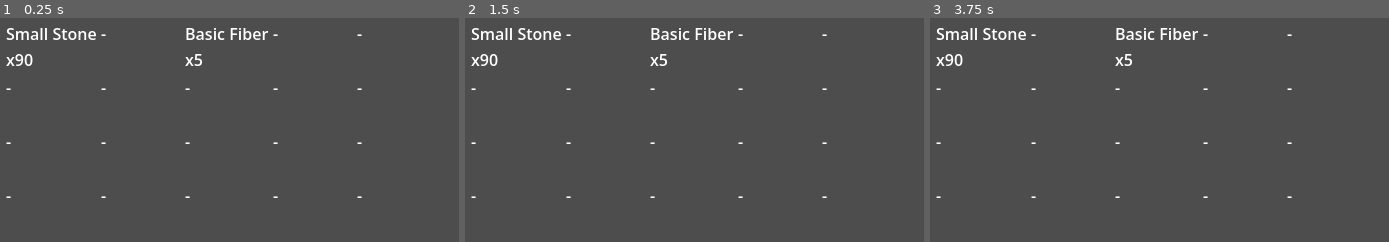
Above: before the commit, frames 1-3 (left to right).
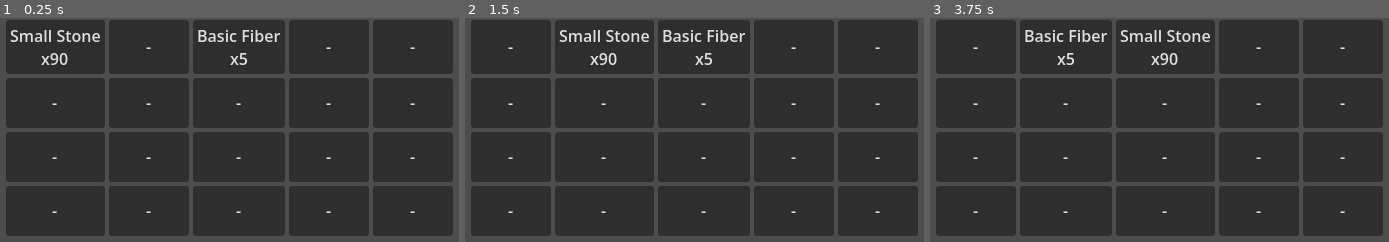
Above: after the commit, the same moments.

Repository: jonjud/P03
Game: Godot game, scene res://scenes/ui_test.tscn
The game is run twice, just before and just after one commit, with the same random seed, the same clock (stepped at 60 frames per second) and the same inputs. This scene is started directly instead of the project's main scene.
Inputs (mouse positions are in pixels of both pictures, inside the frame that each line leads up to):
- Up to frame 1 (0.25 s): no input
- Up to frame 2 (1.5 s): click (520, 47) at 0.5 s, where only the run after the commit has a clickable "Small Stone x90"; click (611, 47) at 1.25 s, where only the run after the commit has a clickable "-"
- Up to frame 3 (3.75 s): click (975, 47) at 2 s, where only the run after the commit has a clickable "-"; click (1067, 47) at 2.75 s, where only the run after the commit has a clickable "Small Stone x90"; click (1168, 47) at 3.5 s, where only the run after the commit has a clickable "Basic Fiber x5"

The runs differ from the first frame. In frame 1, 85% of the frame differs, in the area x 1-99%, y 0-98%; in frame 2, 85%; in frame 3, 85%.

Commit message:
feat: add click-to-move on inventory view

Diff:
--- a/scripts/inventory_view.gd
+++ b/scripts/inventory_view.gd
@@ -1,26 +1,64 @@
 extends Control
 
 var inv : Inventory
+
+# [ขั้น 1] สถานะการเลือกช่องบนหน้าจอ
+# -1 หมายถึงยังไม่ได้เลือกช่องไหน
+# เป็น UI state ไม่ใช่ข้อมูลที่เก็บใน Inventory
+var selected : int = -1
+
 @onready var grid_con : GridContainer = $GridContainer
 
-# Called when the node enters the scene tree for the first time.
+
 func _ready() -> void:
-	pass # Replace with function body.
+	pass
+
 
 func bind(inventory : Inventory) -> void:
 	inv = inventory
+	selected = -1
 	refresh()
+
 
 func refresh() -> void:
 	if inv == null:
 		return
-	for child in grid_con.get_children() :
+
+	for child in grid_con.get_children():
+		grid_con.remove_child(child)
 		child.queue_free()
-	for i in range(inv.max_slots) :
-		var cell : Label = Label.new()
-		cell.custom_minimum_size = Vector2(80,50)
+
+	for i in range(inv.max_slots):
+		var cell : Button = Button.new()
+		cell.pressed.connect(_on_cell_pressed.bind(i))
+		cell.custom_minimum_size = Vector2(80, 50)
+
 		if i < inv.slots.size() and inv.slots[i].item_data != null:
-			cell.text = "%s\nx%d" % [inv.slots[i].item_data.display_name,inv.slots[i].quantity]
-		else :
+			cell.text = "%s\nx%d" % [
+				inv.slots[i].item_data.display_name,
+				inv.slots[i].quantity
+			]
+		else:
 			cell.text = "-"
+
 		grid_con.add_child(cell)
+
+
+func _on_cell_pressed(i : int) -> void:
+	# [ขั้น 2] กรณีที่ 1: ยังไม่ได้เลือกช่องต้นทาง
+	if selected == -1:
+		# ตรวจสอบว่าช่องอยู่ใน Array จริง และมีไอเทม
+		if i < inv.slots.size() and inv.slots[i].item_data != null:
+			selected = i
+			print("Selected slot:", selected)
+		# ถ้าเป็นช่องว่าง จะไม่ทำอะไร
+		return
+
+	# กรณีที่ 2: เลือกช่องต้นทางไว้แล้ว
+	var result = inv.move_slots(selected, i)
+	# ยกเลิกการเลือกช่องต้นทางหลังจากลองย้าย
+	selected = -1
+	# [ขั้น 3] แสดงเหตุผลของผลลัพธ์ก่อน
+	print("Move result reason:", result["reason"])
+	# [ขั้น 4] อัปเดตหน้าจอให้ตรงกับ Inventory
+	refresh()
